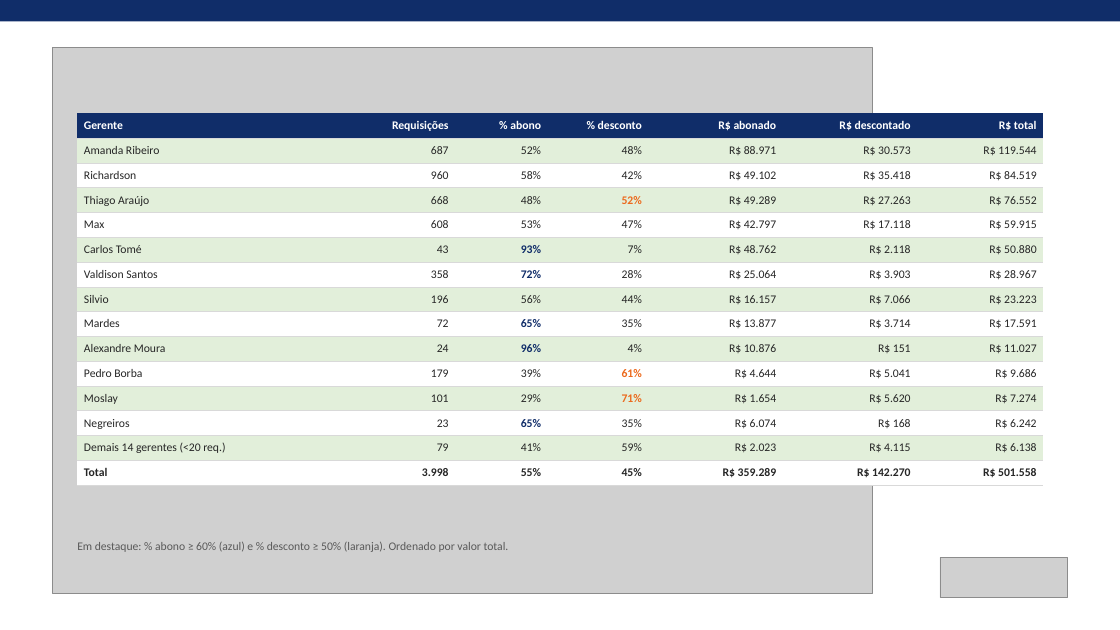
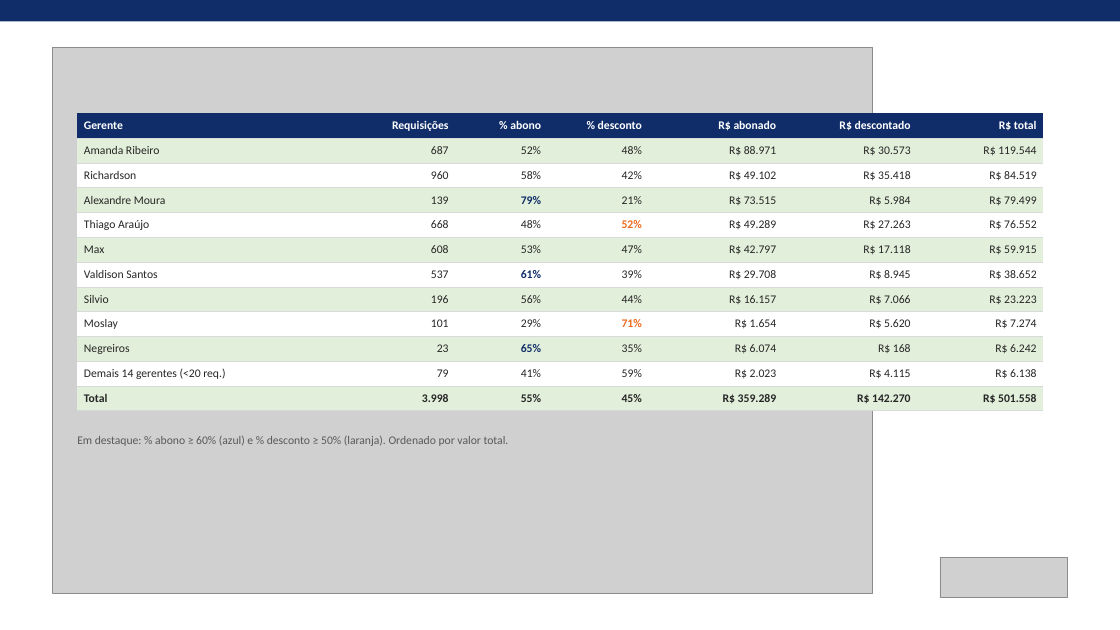
Before and after one commit to raissa2016carvalho-lab/ressuprimentov1, a slide deck: slide 7 of Apresentacao_Descontos_Taxa_por_Requisicao.pptx. Drawn at 1120x630 pixels with LibreOffice and Linux fonts; fonts in the diff are those of the drawing; grey boxes stand for pictures. Boxes give left, top, right and bottom in pixels: in the first picture for what was removed or moved away, otherwise in the second. Text is boxed around its words. In the diff, an @@ line names an element or a change of style, - is before the commit and + after.

```diff
--- a/Apresentacao_Descontos_Taxa_por_Requisicao.pptx
+++ b/Apresentacao_Descontos_Taxa_por_Requisicao.pptx
@@ table at (x1=77, y1=113, x2=1044, y2=411) @@
+row 4: Alexandre Moura | 139 | 79% | 21% | R$ 73.515 | R$ 5.984 | R$ 79.499
-row 6: Carlos Tomé | 43 | 93% | 7% | R$ 48.762 | R$ 2.118 | R$ 50.880
-row 7: Valdison Santos | 358 | 72% | 28% | R$ 25.064 | R$ 3.903 | R$ 28.967
+row 7: Valdison Santos | 537 | 61% | 39% | R$ 29.708 | R$ 8.945 | R$ 38.652
-row 9: Mardes | 72 | 65% | 35% | R$ 13.877 | R$ 3.714 | R$ 17.591
-row 10: Alexandre Moura | 24 | 96% | 4% | R$ 10.876 | R$ 151 | R$ 11.027
-row 11: Pedro Borba | 179 | 39% | 61% | R$ 4.644 | R$ 5.041 | R$ 9.686
@@ text "Em destaque: % abono ≥ ..." moved from (x1=77, y1=542, x2=509, y2=552) to (x1=77, y1=436, x2=509, y2=446) @@
```
Also in this commit, not shown: 4 other slides changed.
